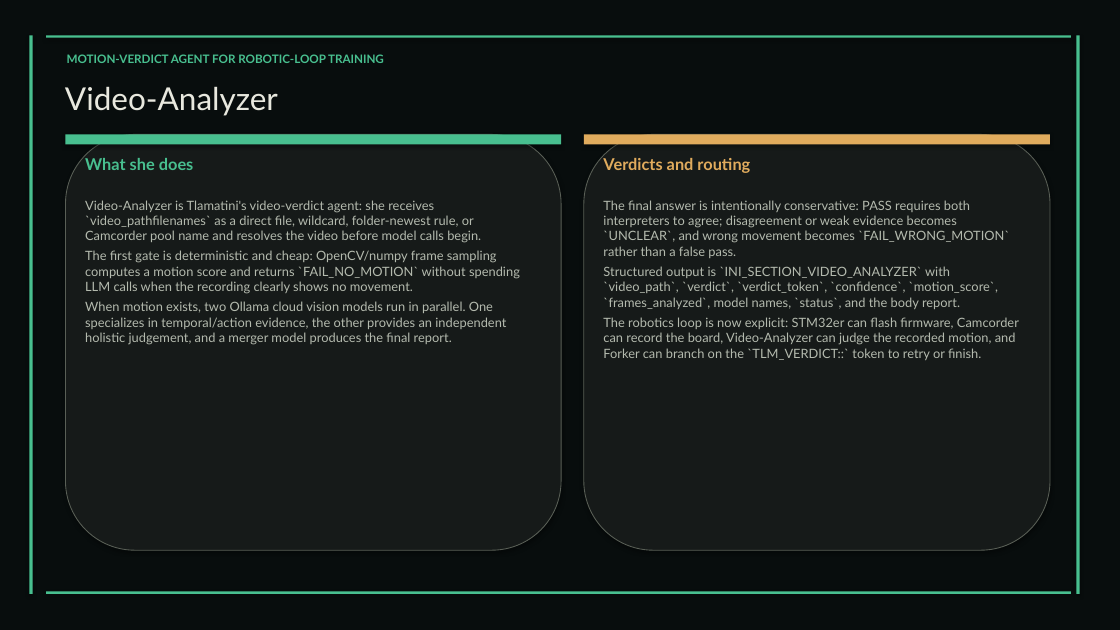
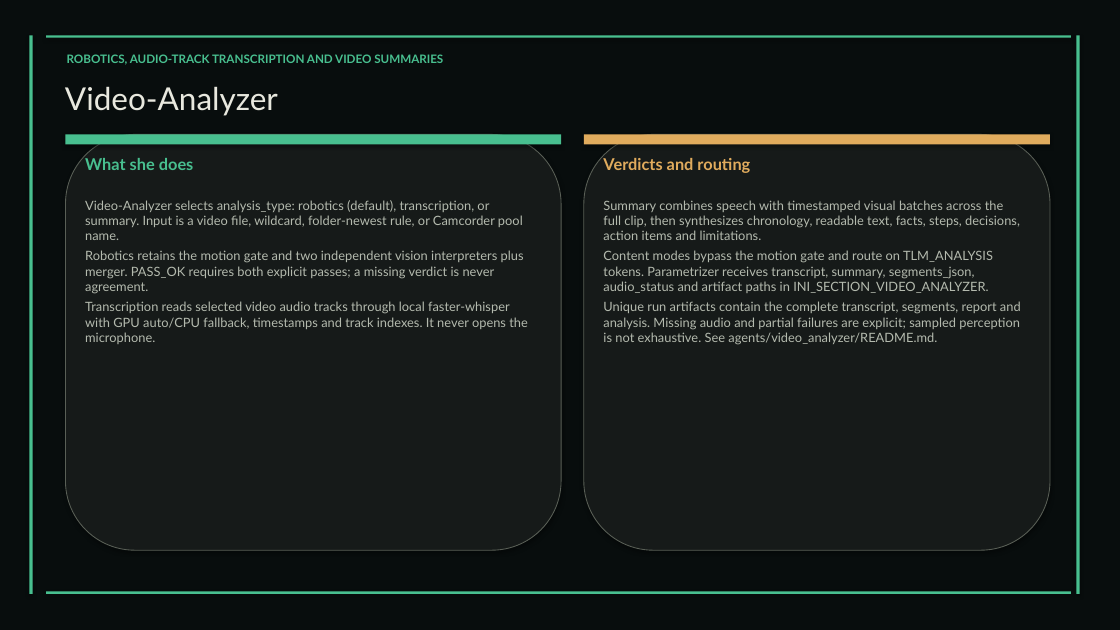
Before and after one commit to XAIHT/Tlamatini, a slide deck: slide 89 of Tlamatini_eXtended_Artificial_Intelligence_Humanly_Tempered.pptx (slide 88 before the commit). Drawn at 1120x630 pixels with LibreOffice and Linux fonts; fonts in the diff are those of the drawing. Boxes give left, top, right and bottom in pixels: in the first picture for what was removed or moved away, otherwise in the second. Text is boxed around its words. In the diff, an @@ line names an element or a change of style, - is before the commit and + after.

Commit message:
Bumping the empowering Video-Analyzer agent to 1.63.0, by angelahack1

```diff
--- a/Tlamatini_eXtended_Artificial_Intelligence_Humanly_Tempered.pptx
+++ b/Tlamatini_eXtended_Artificial_Intelligence_Humanly_Tempered.pptx
@@ text at [67, 54, 443, 65]: text changed @@
-MOTION-VERDICT AGENT FOR ROBOTIC-LOOP TRAINING
+ROBOTICS, AUDIO-TRACK TRANSCRIPTION AND VIDEO SUMMARIES
@@ text at [85, 200, 528, 344]: text changed @@
-Video-Analyzer is Tlamatini's video-verdict agent: she receives `video_pathfilenames` as a direct file, wildcard, folder-newest rule, or Camcorder pool name and resolves the video before model calls begin.
-The first gate is deterministic and cheap: OpenCV/numpy frame sampling computes a motion score and returns `FAIL_NO_MOTION` without spending LLM calls when the recording clearly shows no movement.
-When motion exists, two Ollama cloud vision models run in parallel. One specializes in temporal/action evidence, the other provides an independent holistic judgement, and a merger model produces the final report.
+Video-Analyzer selects analysis_type: robotics (default), transcription, or summary. Input is a video file, wildcard, folder-newest rule, or Camcorder pool name.
+Robotics retains the motion gate and two independent vision interpreters plus merger. PASS_OK requires both explicit passes; a missing verdict is never agreement.
+Transcription reads selected video audio tracks through local faster-whisper with GPU auto/CPU fallback, timestamps and track indexes. It never opens the microphone.
@@ text at [603, 200, 1021, 345]: text changed @@
-The final answer is intentionally conservative: PASS requires both interpreters to agree; disagreement or weak evidence becomes `UNCLEAR`, and wrong movement becomes `FAIL_WRONG_MOTION` rather than a false pass.
-Structured output is `INI_SECTION_VIDEO_ANALYZER` with `video_path`, `verdict`, `verdict_token`, `confidence`, `motion_score`, `frames_analyzed`, model names, `status`, and the body report.
-The robotics loop is now explicit: STM32er can flash firmware, Camcorder can record the board, Video-Analyzer can judge the recorded motion, and Forker can branch on the `TLM_VERDICT::` token to retry or finish.
+Summary combines speech with timestamped visual batches across the full clip, then synthesizes chronology, readable text, facts, steps, decisions, action items and limitations.
+Content modes bypass the motion gate and route on TLM_ANALYSIS tokens. Parametrizer receives transcript, summary, segments_json, audio_status and artifact paths in INI_SECTION_VIDEO_ANALYZER.
+Unique run artifacts contain the complete transcript, segments, report and analysis. Missing audio and partial failures are explicit; sampled perception is not exhaustive. See agents/video_analyzer/README.md.
```
Also in this commit, not shown: 61 other slides changed, 1 slide added, 1 slide removed, 17 other files.
